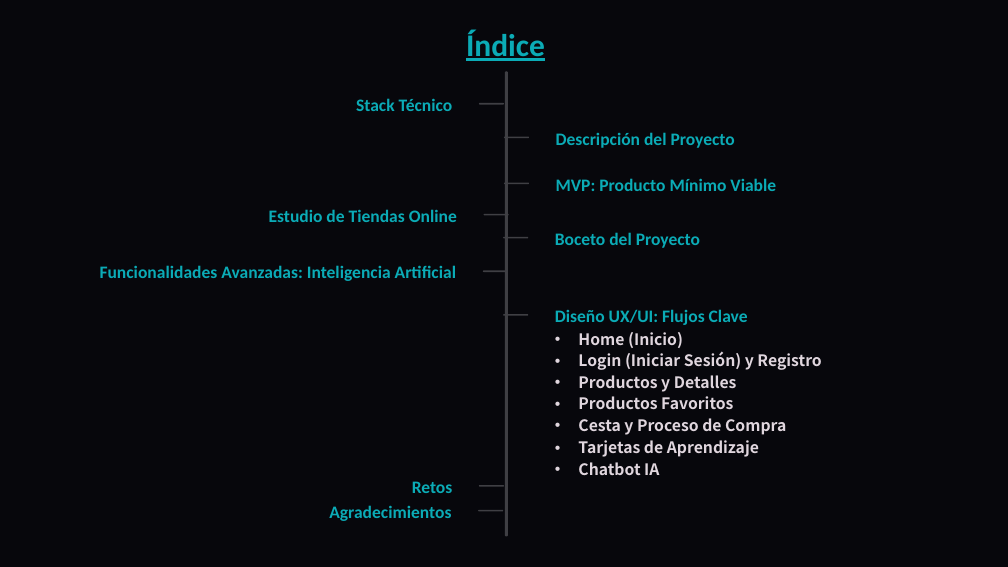
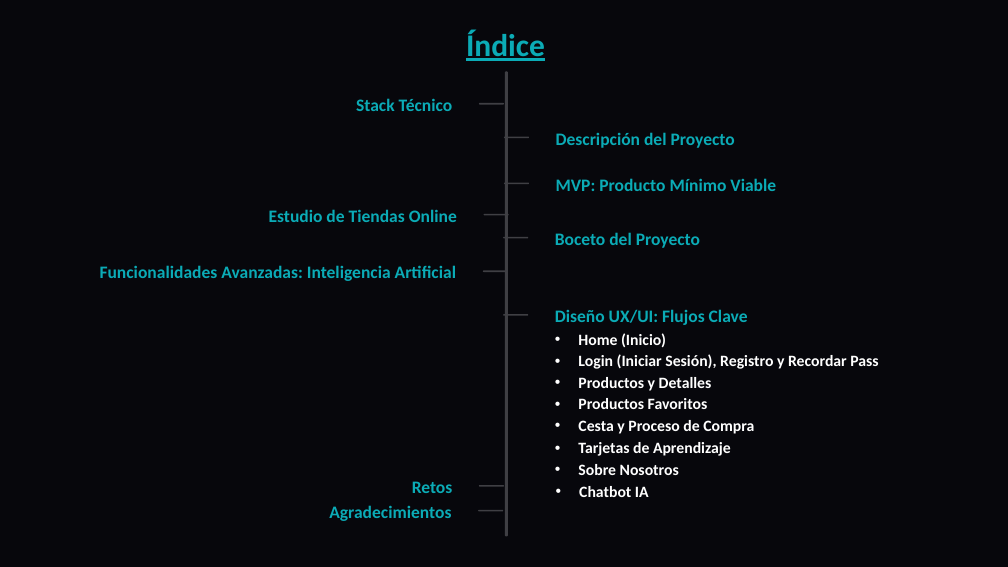
Before and after one commit to DavidCorredorMiguel/proyectogrupo2, a slide deck: slide 2 of Tech-and-Learn-Innovacion-y-Aprendizaje-en-E-commerce (1).pptx. Drawn at 1008x567 pixels with LibreOffice and Linux fonts; fonts in the diff are those of the drawing; background and template pictures are left out. Boxes give left, top, right and bottom in pixels: in the first picture for what was removed or moved away, otherwise in the second. Text is boxed around its words. In the diff, an @@ line names an element or a change of style, - is before the commit and + after.

```diff
--- a/Tech-and-Learn-Innovacion-y-Aprendizaje-en-E-commerce (1).pptx
+++ b/Tech-and-Learn-Innovacion-y-Aprendizaje-en-E-commerce (1).pptx
@@ text at bbox=[578, 354, 878, 369]: text changed; font Noto Sans CJK TC to Calibri; text colour #E0D6DE to #FFFFFF @@
-• Login (Iniciar Sesión) y Registro
+• Login (Iniciar Sesión), Registro y Recordar Pass
@@ text added at bbox=[578, 464, 679, 475], 18 pt, text #FFFFFF, bold @@
+• Sobre Nosotros
@@ font Noto Sans CJK TC to Calibri, text colour #E0D6DE to #FFFFFF in 6 elements at bbox=[578, 333, 666, 347], bbox=[578, 377, 712, 391], bbox=[578, 398, 708, 409], bbox=[578, 420, 754, 434], bbox=[578, 442, 731, 456], bbox=[579, 486, 649, 497] @@
@@ text "Chatbot IA": place and size @@
-text "Chatbot IA" at bbox=[578, 462, 659, 475]
+text "Chatbot IA" at bbox=[579, 486, 649, 497]
```
Also in this commit, not shown: 12 other slides changed, 3 slides removed, 2 other files.
